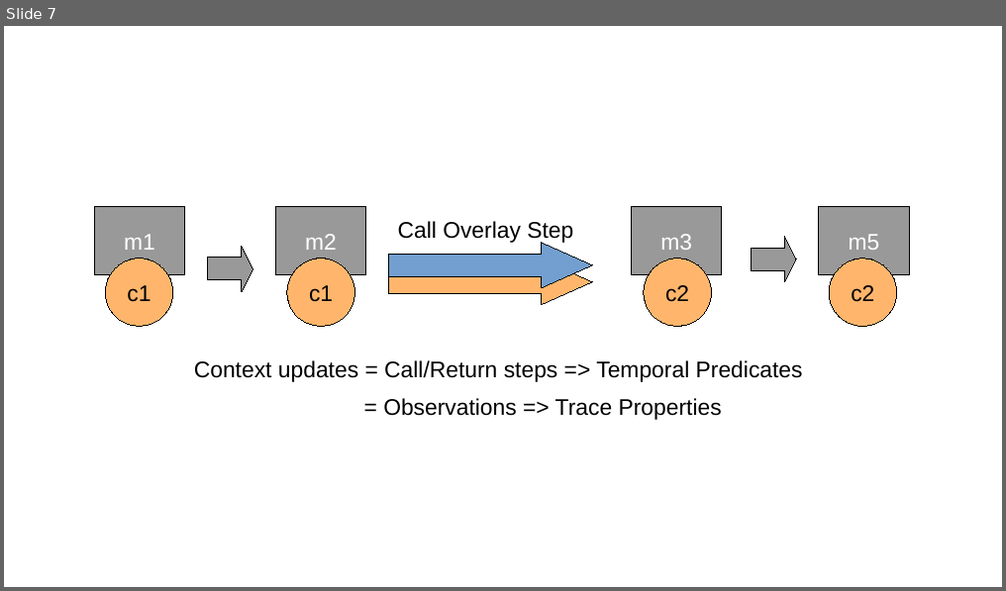
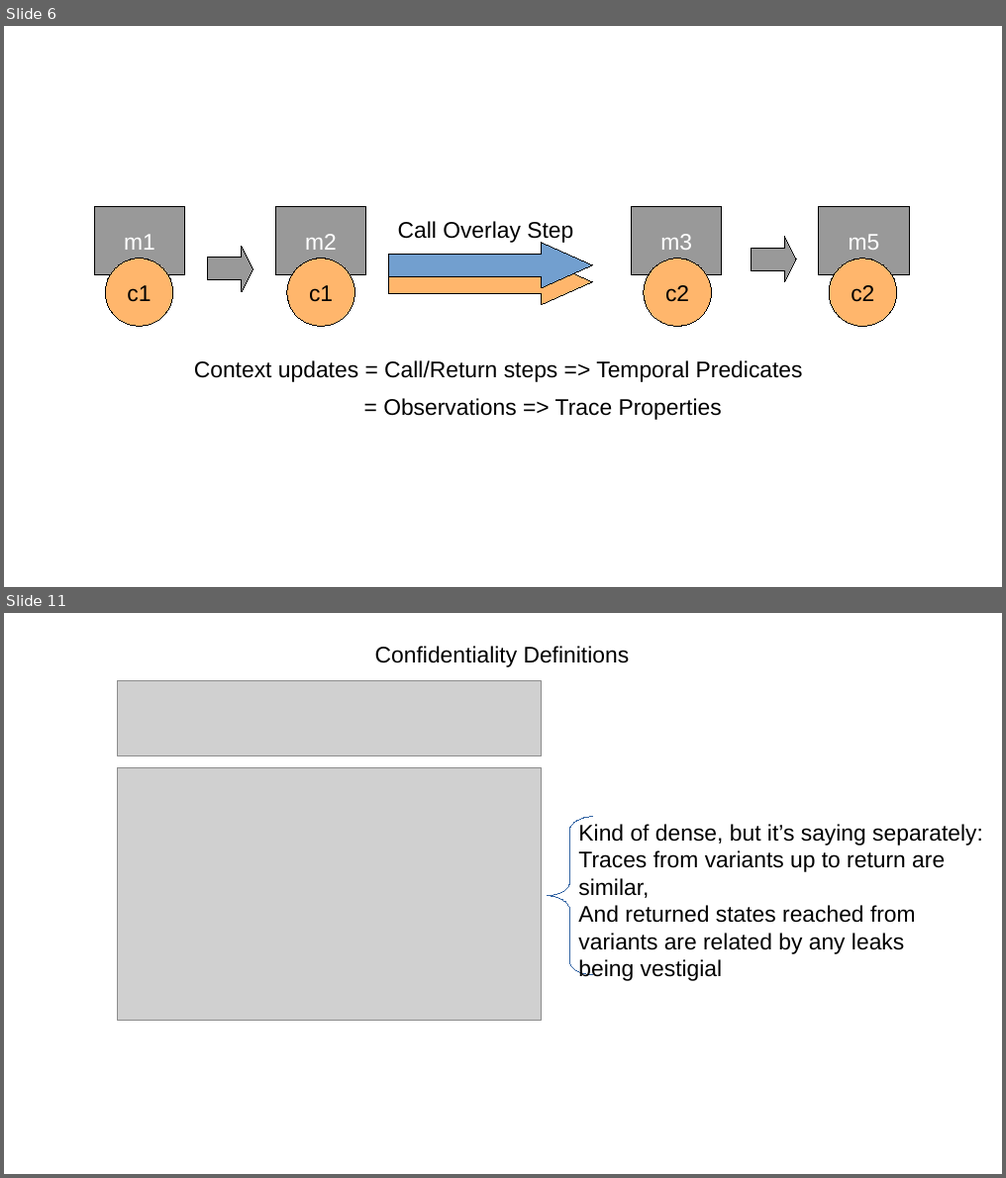
Before and after one commit to bcpierce00/interfering, a slide deck: submission5/StackPres.odp. Shown one above the other, each under a label of ours: slide 7 before the commit, slides 6 and 11 after it; the slides between them are not shown. The pictures are 1006x591 and 1006x1178 pixels, drawn with LibreOffice and Linux fonts; fonts in the diff are those of the drawing; grey boxes stand for pictures. Boxes give left, top, right and bottom in pixels: in the first picture for what was removed or moved away, otherwise in the second. Text is boxed around its words. In the diff, an @@ line names an element or a change of style, - is before the commit and + after.

```diff
--- a/submission5/StackPres.odp
+++ b/submission5/StackPres.odp
@@ slide 11 added at [4, 613, 1002, 1174], background #FFFFFF @@
@@ text added at [375, 646, 630, 667], 18 pt, text #000000 @@
+Confidentiality Definitions
@@ picture added at [117, 681, 542, 757] @@
@@ picture added at [117, 767, 542, 1021] @@
@@ freeform shape added at [548, 817, 593, 975], outline #3465A4 0 pt @@
@@ text added at [578, 824, 983, 981], 18 pt, text #000000 @@
+Kind of dense, but it’s saying separately:
+Traces from variants up to return are
+similar,
+And returned states reached from
+variants are related by any leaks
+being vestigial
@@ what was slide 7 is now slide 6 @@
```
Also in this commit, not shown: 2 slides changed, 7 other slides added, 5 slides removed, 1 other file.
